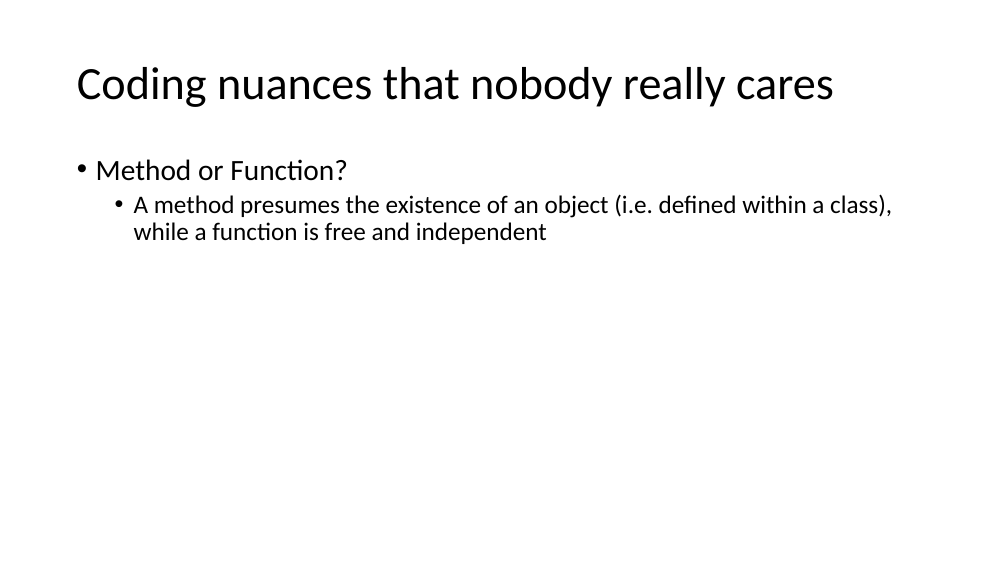
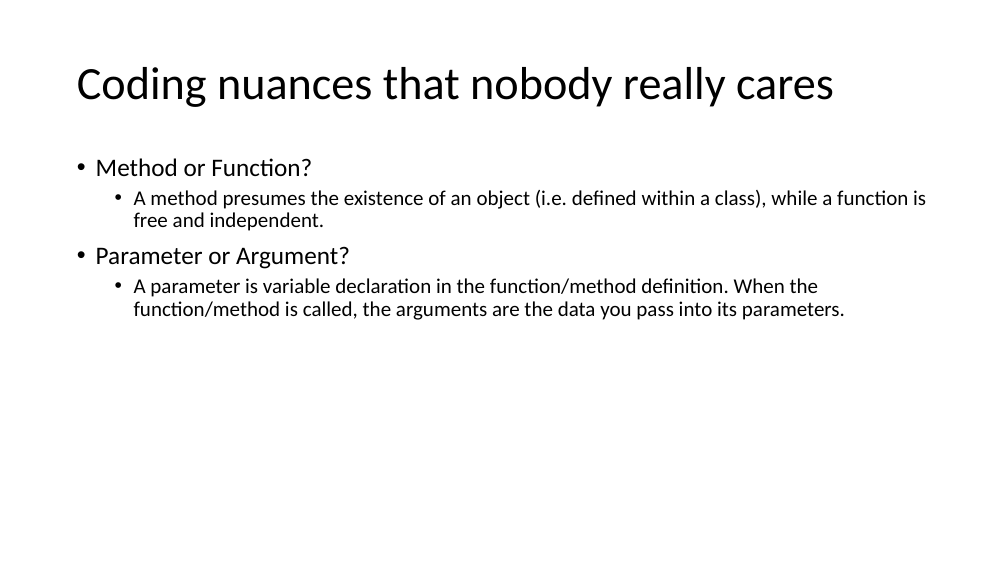
Before and after one commit to joellecorliss/Associate-Android-Developer, a slide deck: slide 8 of Android Basics in Kotlin.pptx (slide 5 before the commit). Drawn at 1008x567 pixels with LibreOffice and Linux fonts; fonts in the diff are those of the drawing. Boxes give left, top, right and bottom in pixels: in the first picture for what was removed or moved away, otherwise in the second. Text is boxed around its words. In the diff, an @@ line names an element or a change of style, - is before the commit and + after.

Commit message:
Update slides

```diff
--- a/Android Basics in Kotlin.pptx
+++ b/Android Basics in Kotlin.pptx
@@ text at bbox=[96, 158, 312, 176]: size 28 to 24 pt in "Method or Function?" @@
@@ text at bbox=[96, 190, 926, 320]: text changed; size 24 to 20 pt @@
-  • A method presumes the existence of an object (i.e. defined within a class), while a function is free and independent
+  • A method presumes the existence of an object (i.e. defined within a class), while a function is free and independent.
+• Parameter or Argument?
+  • A parameter is variable declaration in the function/method definition. When the function/method is called, the arguments are the data you pass into its parameters.
```
Also in this commit, not shown: 3 slides added.
